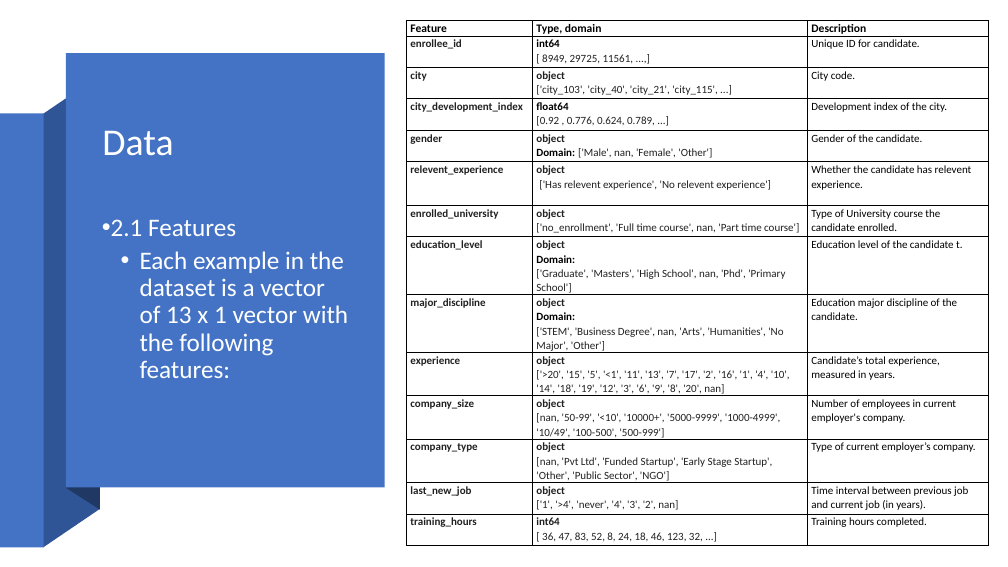
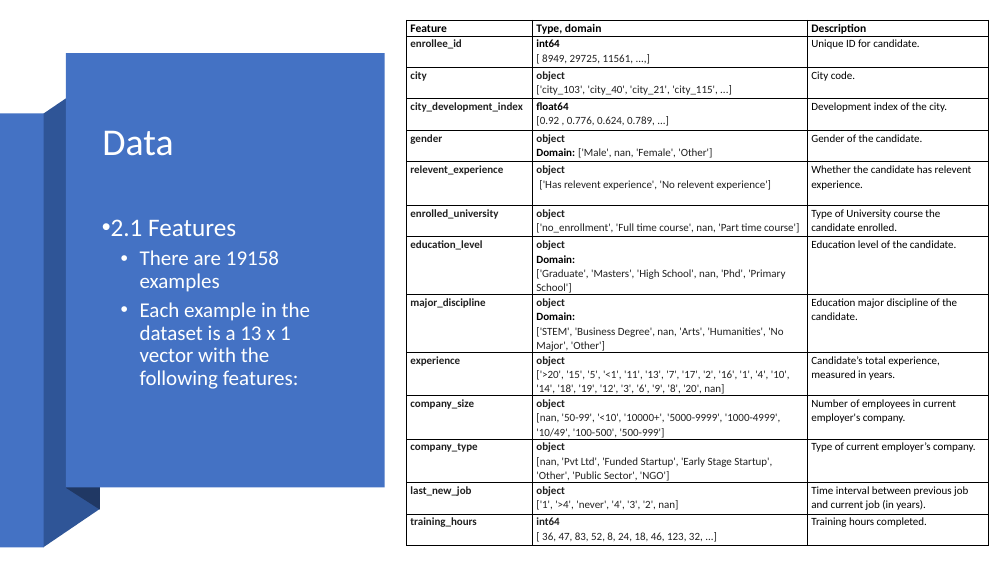
Before and after one commit to scinerd68/JobChangePrediction, a slide deck: slide 4 of Team3 ML Slides.pptx. Drawn at 1008x567 pixels with LibreOffice and Linux fonts; fonts in the diff are those of the drawing. Boxes give left, top, right and bottom in pixels: in the first picture for what was removed or moved away, otherwise in the second. Text is boxed around its words. In the diff, an @@ line names an element or a change of style, - is before the commit and + after.

Commit message:
add data size in explore, pipeline slide aesthetic

```diff
--- a/Team3 ML Slides.pptx
+++ b/Team3 ML Slides.pptx
@@ table at bbox=[407, 20, 989, 545] @@
-row 8, column 3: Education level of the candidate t.
+row 8, column 3: Education level of the candidate.
@@ text at bbox=[140, 250, 311, 389]: text changed; size 24 to 20 pt @@
-  • Each example in the dataset is a vector of 13 x 1 vector with the following features:
+  • There are 19158 examples
+  • Each example in the dataset is a 13 x 1 vector with the following features:
```
Also in this commit, not shown: 2 other slides changed, 1 other file.
